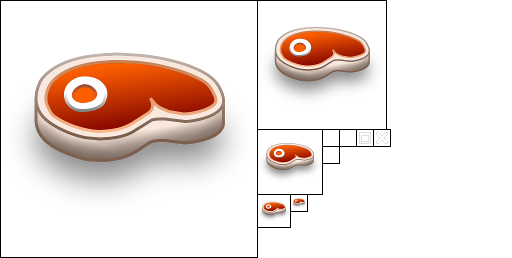
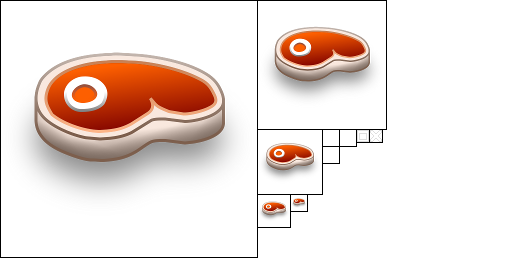
Layers edited between the first and the second 512 x 258 image:
painted on "bifstk 256" over <box>357,130,388,146</box>
removed layer "border copy" over <box>357,129,391,147</box>
painted on "border" over <box>357,129,391,147</box>
